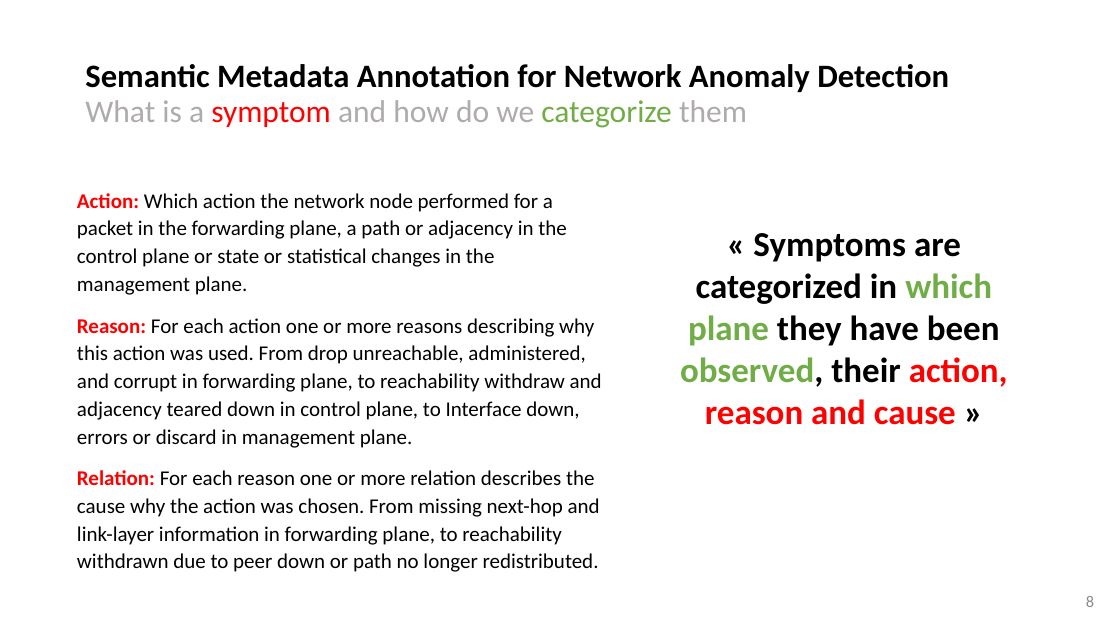
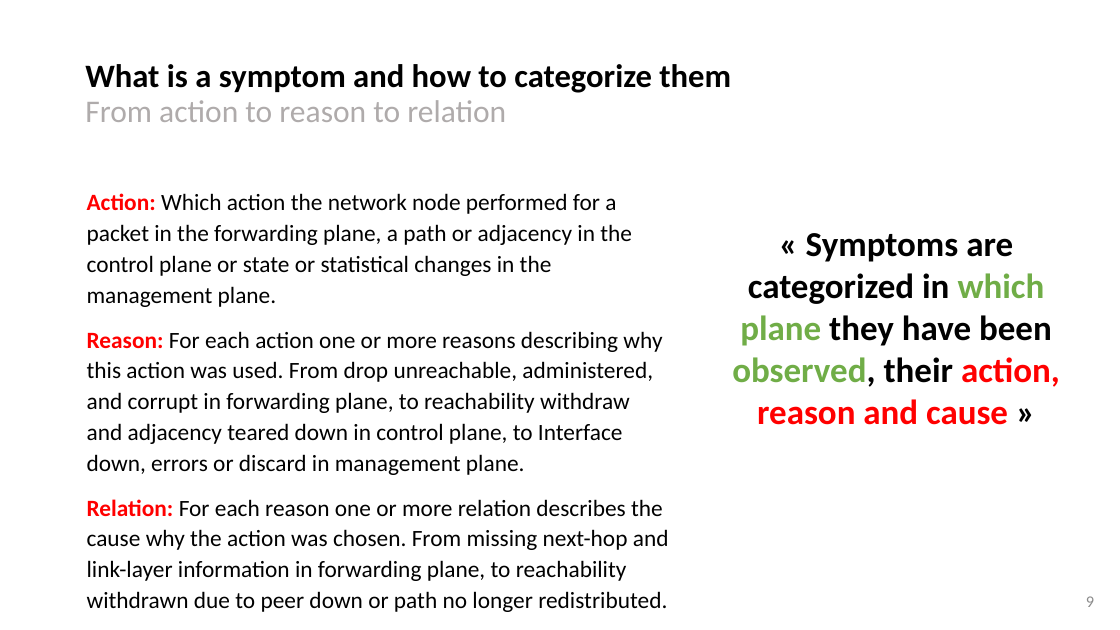
Before and after one commit to network-analytics/ietf-network-analytics-document-status, a slide deck: slide 9 of 118/NMRG/draft-netana-opsawg-nmrg-network-anomaly-semantics-01.pptx (slide 8 before the commit). Drawn at 1120x630 pixels with LibreOffice and Linux fonts; fonts in the diff are those of the drawing. Boxes give left, top, right and bottom in pixels: in the first picture for what was removed or moved away, otherwise in the second. Text is boxed around its words. In the diff, an @@ line names an element or a change of style, - is before the commit and + after.

```diff
--- a/118/NMRG/draft-netana-opsawg-nmrg-network-anomaly-semantics-01.pptx
+++ b/118/NMRG/draft-netana-opsawg-nmrg-network-anomaly-semantics-01.pptx
@@ title at [85, 64, 731, 122]: text changed @@
-Semantic Metadata Annotation for Network Anomaly Detection
-What is a symptom and how do we categorize them
+What is a symptom and how to categorize them
+From action to reason to relation
@@ text "Action: Which action the network ...": place and size @@
-text "Action: Which action the network ..." at [77, 193, 602, 572]
+text "Action: Which action the network ..." at [87, 193, 669, 581]
@@ text "Action: Which action the network ..." at [87, 193, 669, 581]: size 18 to 20 pt @@
@@ text "« Symptoms are categorized in ...": place and size @@
-text "« Symptoms are categorized in ..." at [680, 233, 1008, 425]
+text "« Symptoms are categorized in ..." at [732, 233, 1060, 425]
@@ page number at [1086, 596, 1094, 607]: text changed @@
-8
+9
```
Also in this commit, not shown: 10 other slides changed, 1 slide added, 2 other files.
